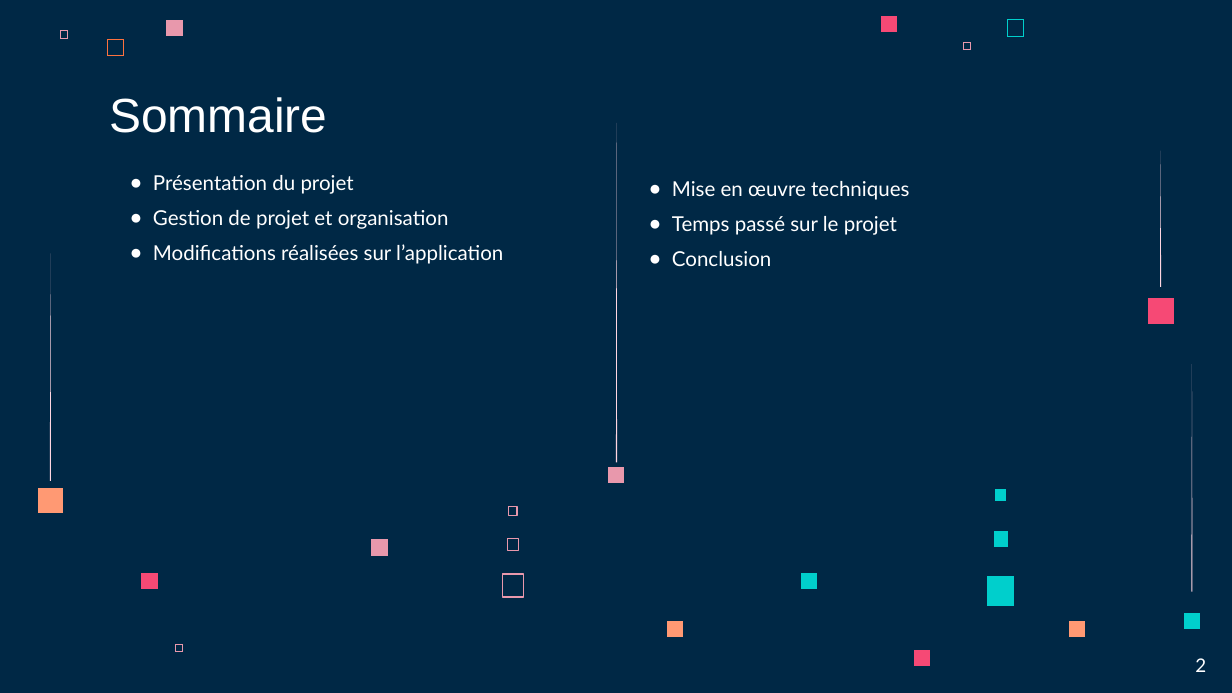
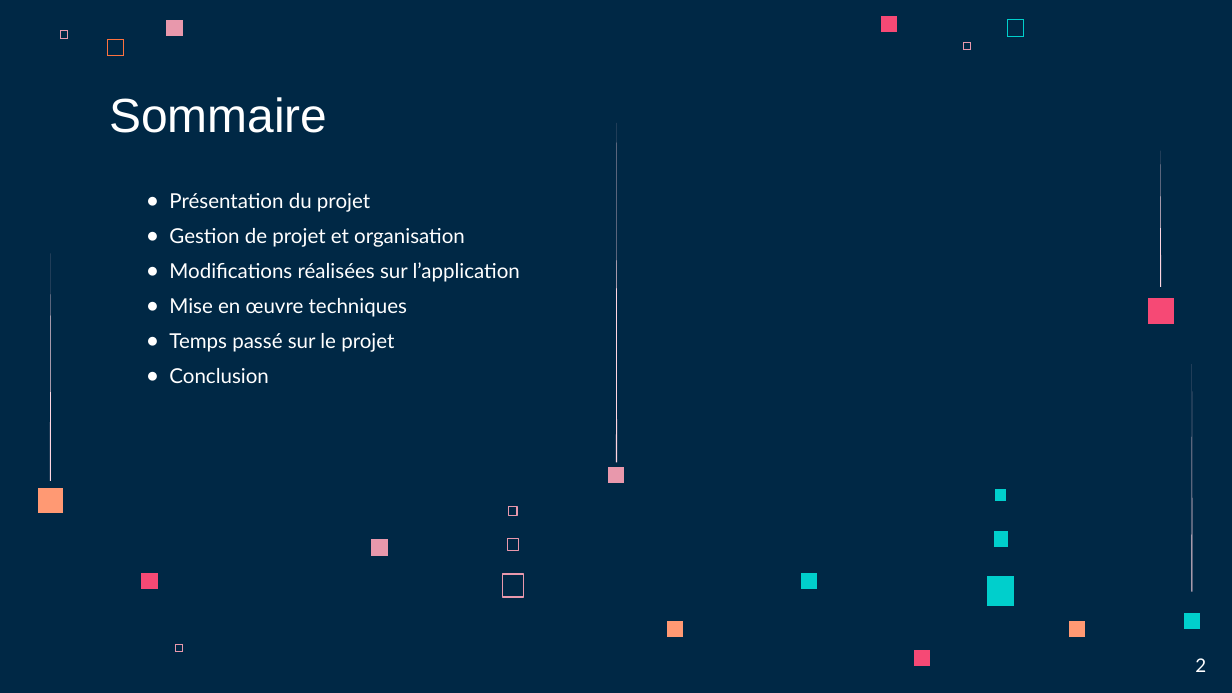
Before and after one commit to LoicSERRE/Projet-annuel-BUT3, a slide deck: slide 2 of Revue de projet/Revue de projet 2/Diapo revue de projet.pptx. Drawn at 1232x693 pixels with LibreOffice and Linux fonts; fonts in the diff are those of the drawing. Boxes give left, top, right and bottom in pixels: in the first picture for what was removed or moved away, otherwise in the second. Text is boxed around its words. In the diff, an @@ line names an element or a change of style, - is before the commit and + after.

```diff
--- a/Revue de projet/Revue de projet 2/Diapo revue de projet.pptx
+++ b/Revue de projet/Revue de projet 2/Diapo revue de projet.pptx
@@ text "Présentation du projet": place and size @@
-text "Présentation du projet" at <box>153,175,503,264</box>
+text "Présentation du projet" at <box>169,193,520,383</box>
@@ text removed at <box>672,181,909,266</box> @@
-● Mise en œuvre techniques
-● Temps passé sur le projet
-● Conclusion
@@ text at <box>169,298,407,383</box>: paragraphs added @@
+● Mise en œuvre techniques
+● Temps passé sur le projet
+● Conclusion
```
Also in this commit, not shown: 7 other slides changed, 1 slide added, 6 other files.
